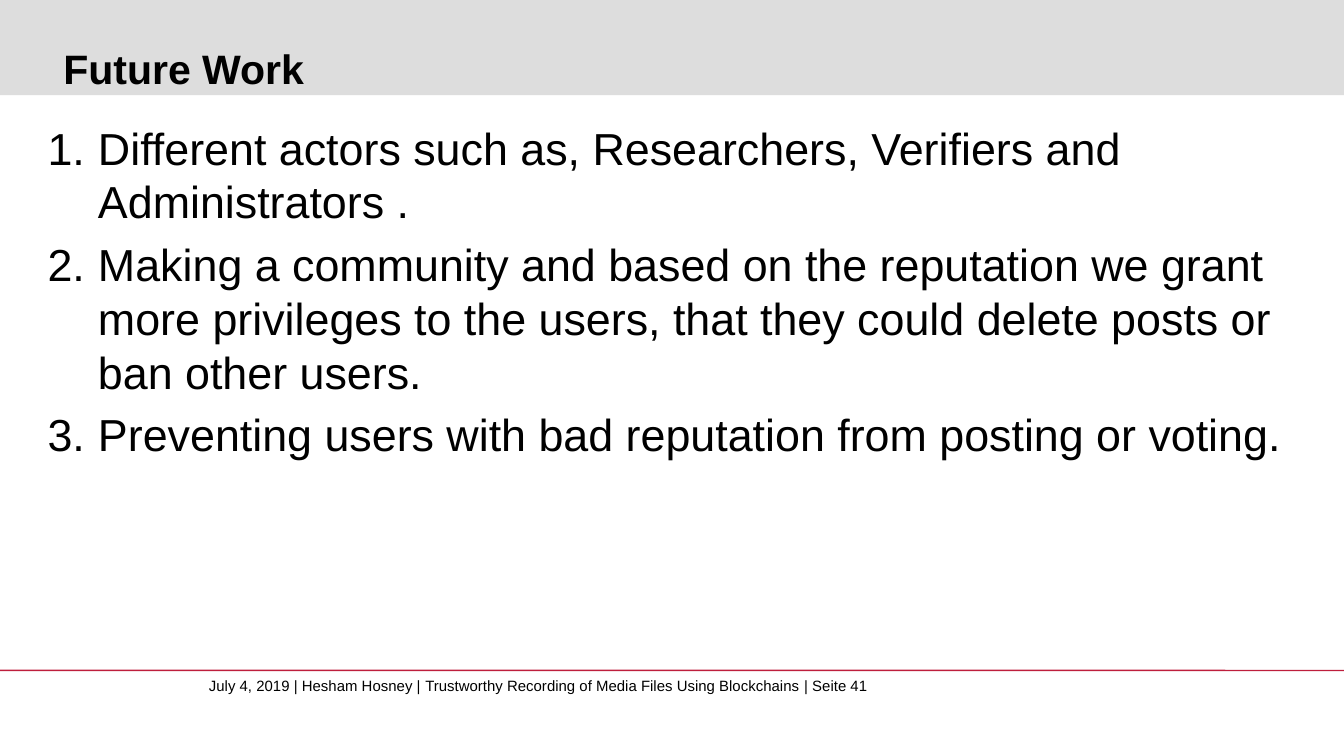
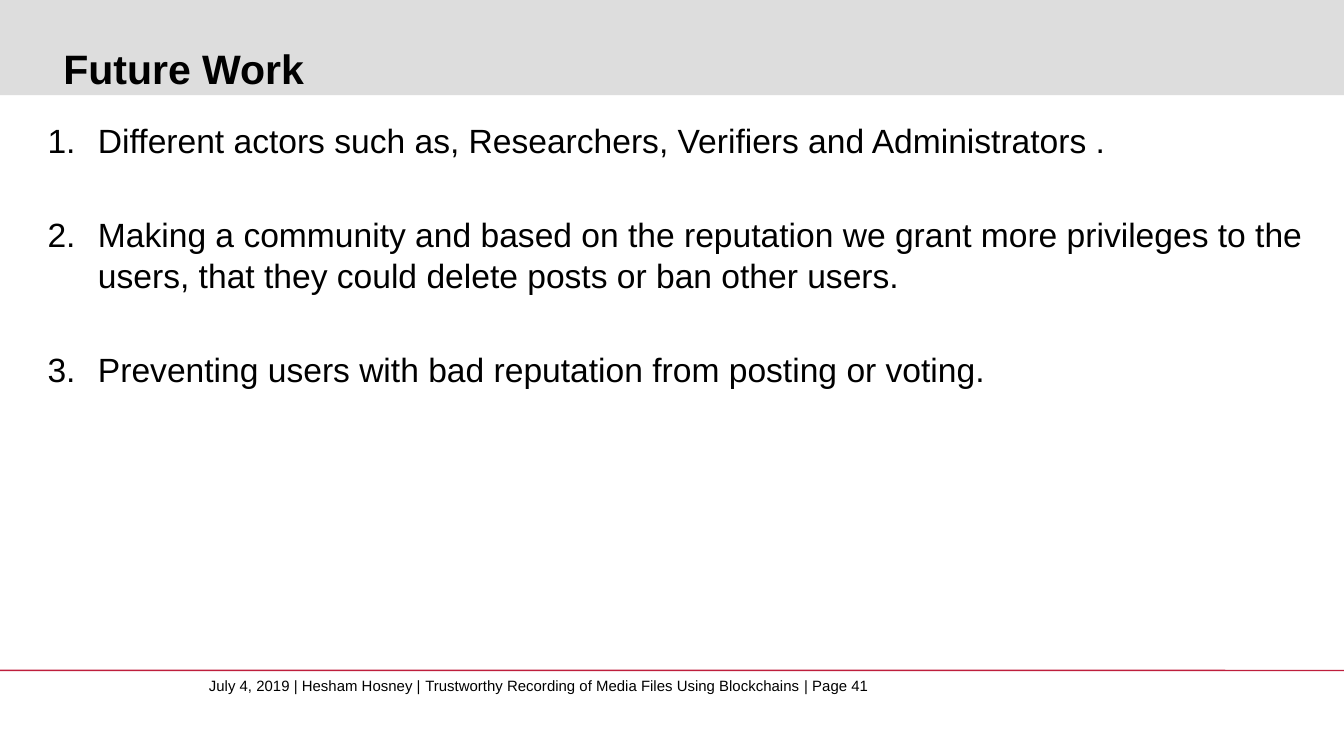
Before and after one commit to whosham/FakeNewsDetection, a slide deck: slide 41 of FakeNewsDetection.pptx. Drawn at 1344x756 pixels with LibreOffice and Linux fonts; fonts in the diff are those of the drawing; background and template pictures are left out. Boxes give left, top, right and bottom in pixels: in the first picture for what was removed or moved away, otherwise in the second. Text is boxed around its words. In the diff, an @@ line names an element or a change of style, - is before the commit and + after.

```diff
--- a/FakeNewsDetection.pptx
+++ b/FakeNewsDetection.pptx
@@ text "Different actors such as, Researchers, ..." at (98,128,1302,388): size 24 to 18 pt; less space between paragraphs @@
@@ text at (209,680,868,694): text changed @@
-July 4, 2019 | Hesham Hosney | Trustworthy Recording of Media Files Using Blockchains | Seite 41
+July 4, 2019 | Hesham Hosney | Trustworthy Recording of Media Files Using Blockchains | Page 41
```
Also in this commit, not shown: 41 other slides changed, 16 other files.
